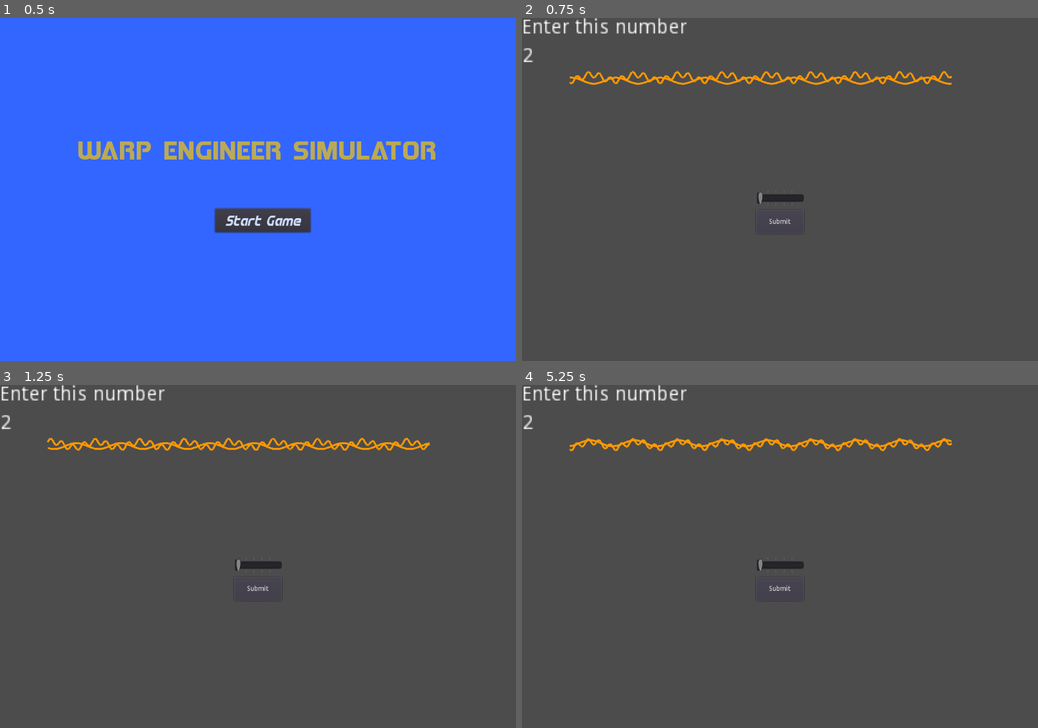
Above: before the commit, frames 1-4 (two rows, left to right).
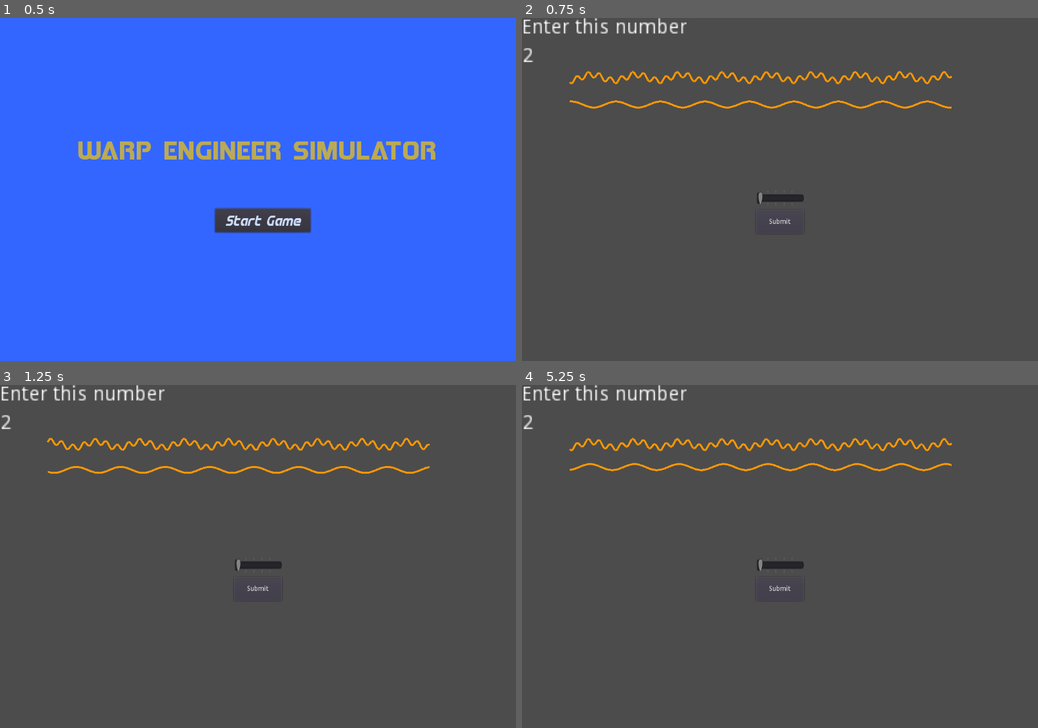
Above: after the commit, the same moments.

Repository: squiggle-at-squiggle/LDJam49
Game: Godot game, scene res://Scenes/Main.tscn
Same seed, same stepped clock (60 frames per second), same inputs: the game is played once before the commit and once after it.
Inputs:
- Up to frame 1 (0.5 s): no input
- Up to frame 2 (0.75 s): click "Start Game" at 0.5 s
- Up to frame 3 (1.25 s): no input
- Up to frame 4 (5.25 s): click "Submit" at 1.25 s; click "Submit" at 2 s; click "Submit" at 2.75 s; tap Enter at 3.5 s; tap Space at 4.25 s; click "Start Game" at 5 s

Frame 1 is identical in both runs. In frame 2, 0.9% of the frame differs, in the area x 9-84%, y 17-27%; in frame 3, 1.0%, in the area x 9-84%, y 16-26%; in frame 4, 0.9%.

Commit message:
Bobby branch (#16)
* moved SliderOne code

* fixed wigglies

Diff:
--- a/Code/ControlPanel.gd
+++ b/Code/ControlPanel.gd
@@ -7,9 +7,7 @@
 
 # Called when the node enters the scene tree for the first time.
 func _ready():
-	$Control/EngineGraph.draw_from_puzzle(submission)
-	pass # Replace with function body.
-
+	$Control/PlayerScreen.draw_from_puzzle(submission)
 
 # Called every frame. 'delta' is the elapsed time since the previous frame.
 #func _process(delta):
@@ -21,4 +19,4 @@
 
 
 func _on_SliderOne_changed():
-	$Control/EngineGraph.draw_from_puzzle($Control/SliderOne/HSlider.value)
+	$Control/PlayerScreen.draw_from_puzzle($Control/SliderOne/HSlider.value)
--- a/Code/EngineGraph.gd
+++ b/Code/EngineGraph.gd
@@ -1,9 +1,9 @@
 extends Node2D
 
-onready var a = 1
-onready var b = 4
-onready var c = 1
-onready var d = 1
+var a = 1
+var b = 0
+var c = 1
+var d = 1
 var t = 0
 
 
@@ -21,7 +21,6 @@
 	var expression_format = "%s*sin(%s*x + %s) + %s*cos(%s*x + %s)"
 	var formatted_expression = expression_format % [str(a), str(b), str(t), str(c), str(d), str(t)]
 	var err = expression.parse(formatted_expression, input_names)
-	print(str(err))
 	if err != OK:
 		print("Error parsing the formula: ", err)
 		return
--- a/Scenes/ControlPanel.tscn
+++ b/Scenes/ControlPanel.tscn
@@ -2,7 +2,7 @@
 
 [ext_resource path="res://Code/ControlPanel.gd" type="Script" id=1]
 [ext_resource path="res://Scenes/SliderOne.tscn" type="PackedScene" id=2]
-[ext_resource path="res://Scenes/EngineGraph.tscn" type="PackedScene" id=3]
+[ext_resource path="res://Scenes/PlayerScreen.tscn" type="PackedScene" id=4]
 
 [node name="ControlPanel" type="CanvasLayer"]
 script = ExtResource( 1 )
@@ -45,7 +45,8 @@
 margin_right = -463.682
 margin_bottom = -308.376
 
-[node name="EngineGraph" parent="Control" instance=ExtResource( 3 )]
+[node name="PlayerScreen" parent="Control" instance=ExtResource( 4 )]
+position = Vector2( 100, 150 )
 
 [connection signal="pressed" from="Control/Submit" to="." method="_on_Submit_pressed"]
 [connection signal="changed" from="Control/SliderOne" to="." method="_on_SliderOne_changed"]
--- /dev/null
+++ b/Scenes/PlayerScreen.tscn
@@ -0,0 +1,5 @@
+[gd_scene load_steps=2 format=2]
+
+[ext_resource path="res://Scenes/EngineGraph.tscn" type="PackedScene" id=1]
+
+[node name="PlayerScreen" instance=ExtResource( 1 )]
--- a/Scenes/SliderOne.tscn
+++ b/Scenes/SliderOne.tscn
@@ -1,6 +1,6 @@
 [gd_scene load_steps=2 format=2]
 
-[ext_resource path="res://Scenes/SliderOne.gd" type="Script" id=1]
+[ext_resource path="res://Code/SliderOne.gd" type="Script" id=1]
 
 [node name="SliderOne" type="Control"]
 anchor_right = 1.0
Renamed: Scenes/SliderOne.gd -> Code/SliderOne.gd
